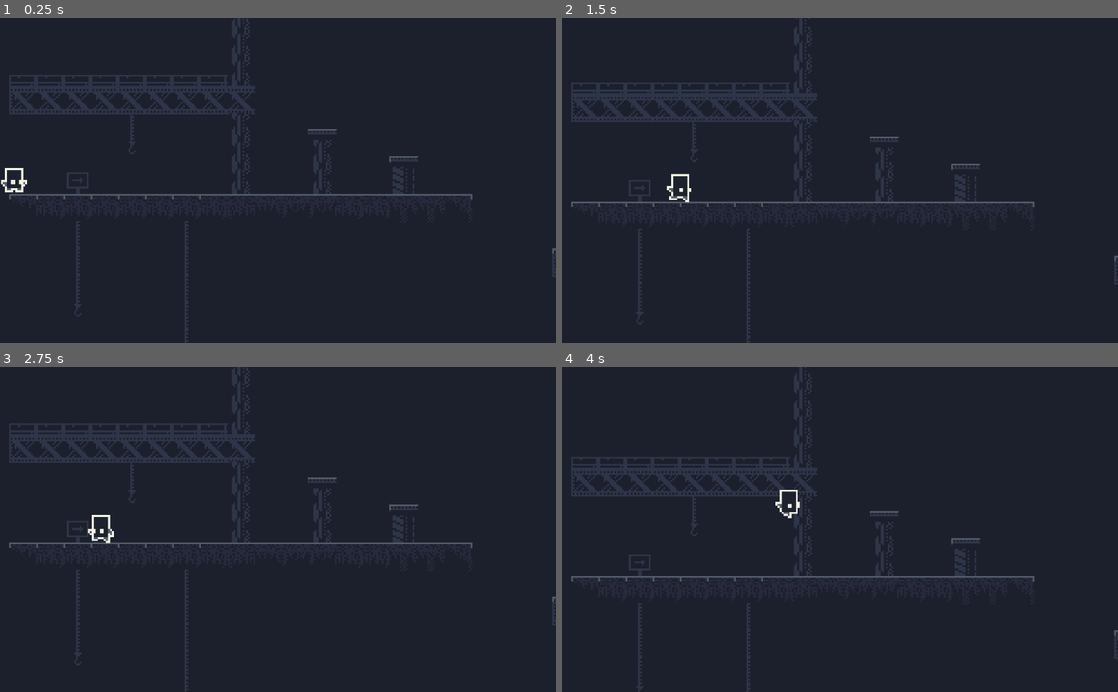
Above: before the commit, frames 1-4 (two rows, left to right).
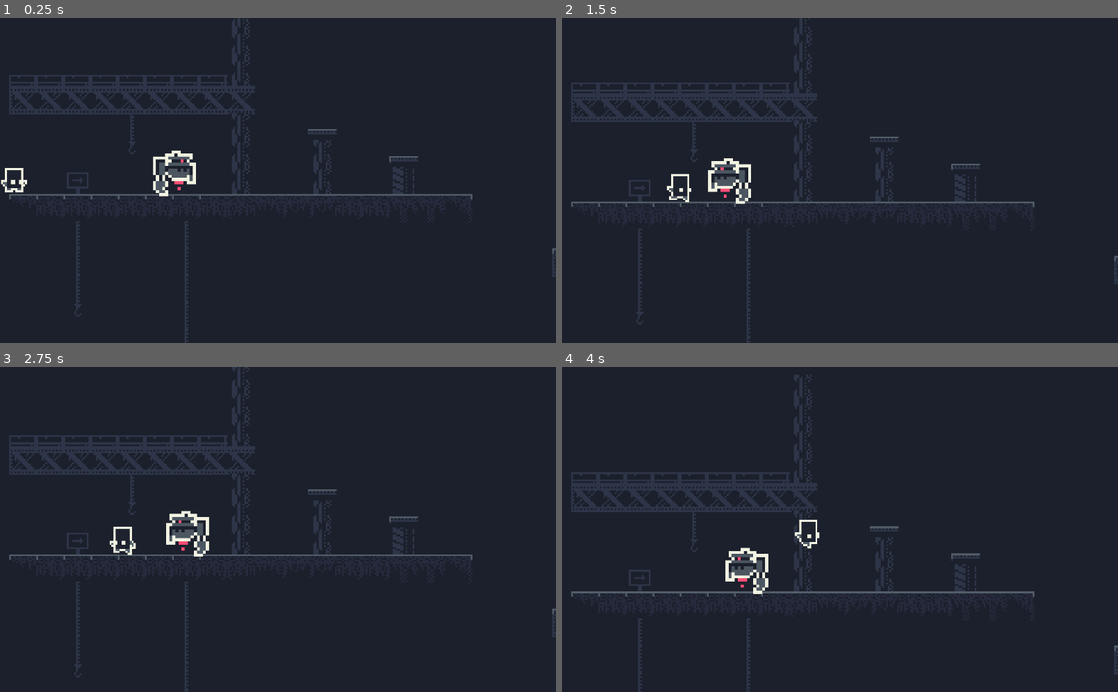
Above: after the commit, the same moments.

Repository: ladroid/IndustrialGame
Game: Godot game, scene res://scenes/Map.tscn
The game is run twice, just before and just after one commit, with the same random seed, the same clock (stepped at 60 frames per second) and the same inputs.
Inputs:
- Up to frame 1 (0.25 s): no input
- Up to frame 2 (1.5 s): hold Right (ui_right) from 0.53 s (still down); tap Up (ui_up) at 0.77 s
- Up to frame 3 (2.75 s): tap Up (ui_up) at 1.52 s; release Right (ui_right) at 2.03 s; hold Left (ui_left) from 2.03 s (still down)
- Up to frame 4 (4 s): release Left (ui_left) at 2.78 s; hold Right (ui_right) from 2.78 s (still down); tap Up (ui_up) at 3.02, 3.77 s

The runs differ from the first frame. In frame 1, 0.6% of the frame differs, in the area x 27-36%, y 40-55%; in frame 2, 0.6%; in frame 3, 6.0%; in frame 4, 6.4%, in the area x 1-100%, y 0-100%.

Commit message:
improve game

Diff:
--- /dev/null
+++ b/scenes/Enemy.tscn
@@ -0,0 +1,38 @@
+[gd_scene load_steps=8 format=2]
+
+[ext_resource path="res://sprite/enemy/rob/2.png" type="Texture" id=1]
+[ext_resource path="res://sprite/enemy/rob/1.png" type="Texture" id=2]
+[ext_resource path="res://sprite/enemy/rob/3.png" type="Texture" id=3]
+[ext_resource path="res://sprite/enemy/rob/4.png" type="Texture" id=4]
+[ext_resource path="res://script/Enemy.gd" type="Script" id=5]
+
+[sub_resource type="SpriteFrames" id=1]
+animations = [ {
+"frames": [ ExtResource( 2 ), ExtResource( 1 ), ExtResource( 3 ), ExtResource( 4 ) ],
+"loop": true,
+"name": "enemy_rob",
+"speed": 5.0
+} ]
+
+[sub_resource type="RectangleShape2D" id=2]
+extents = Vector2( 11.7752, 11.7733 )
+
+[node name="Enemy" type="KinematicBody2D"]
+script = ExtResource( 5 )
+
+[node name="AnimatedSprite" type="AnimatedSprite" parent="."]
+position = Vector2( 4.84083, 5.525 )
+scale = Vector2( 1.69155, 1.69062 )
+frames = SubResource( 1 )
+animation = "enemy_rob"
+
+[node name="CollisionShape2D" type="CollisionShape2D" parent="."]
+position = Vector2( 4.81348, 5.07034 )
+shape = SubResource( 2 )
+
+[node name="RayCast2D" type="RayCast2D" parent="."]
+position = Vector2( 0, 1.09503 )
+enabled = true
+cast_to = Vector2( 0, 17 )
+
+[node name="Timer" type="Timer" parent="."]
--- a/scenes/Fireball.tscn
+++ b/scenes/Fireball.tscn
@@ -43,4 +43,5 @@
 
 [node name="RayCast2D" type="RayCast2D" parent="."]
 enabled = true
+cast_to = Vector2( 0, 10 )
 [connection signal="body_entered" from="Area2D" to="." method="_on_Area2D_body_entered"]
--- a/scenes/GenMap.tscn
+++ b/scenes/GenMap.tscn
@@ -8,8 +8,9 @@
 [sub_resource type="RectangleShape2D" id=2]
 extents = Vector2( 7.96639, 1.63928 )
 
-[sub_resource type="RectangleShape2D" id=3]
-extents = Vector2( 7.88689, 7.87628 )
+[sub_resource type="SegmentShape2D" id=3]
+a = Vector2( -5.49758, -5.8606 )
+b = Vector2( 5.7341, 5.13715 )
 
 [node name="GenMap" type="Node2D"]
 
--- a/scenes/Map.tscn
+++ b/scenes/Map.tscn
@@ -1,7 +1,8 @@
-[gd_scene load_steps=3 format=2]
+[gd_scene load_steps=4 format=2]
 
 [ext_resource path="res://tileset/tileset.tres" type="TileSet" id=1]
 [ext_resource path="res://scenes/Hero.tscn" type="PackedScene" id=2]
+[ext_resource path="res://scenes/Enemy.tscn" type="PackedScene" id=3]
 
 [node name="Map" type="Node2D"]
 
@@ -14,3 +15,6 @@
 
 [node name="Hero" parent="." instance=ExtResource( 2 )]
 position = Vector2( 3.41133, 576.66 )
+
+[node name="Enemy" parent="." instance=ExtResource( 3 )]
+position = Vector2( 84.0265, 558.188 )
--- /dev/null
+++ b/scenes/Switcher.tscn
@@ -0,0 +1,33 @@
+[gd_scene load_steps=8 format=2]
+
+[ext_resource path="res://sprite/switcher/1.png" type="Texture" id=1]
+[ext_resource path="res://sprite/switcher/2.png" type="Texture" id=2]
+[ext_resource path="res://sprite/switcher/3.png" type="Texture" id=3]
+[ext_resource path="res://sprite/switcher/4.png" type="Texture" id=4]
+[ext_resource path="res://sprite/switcher/5.png" type="Texture" id=5]
+
+[sub_resource type="SpriteFrames" id=1]
+animations = [ {
+"frames": [ ExtResource( 5 ), ExtResource( 4 ), ExtResource( 3 ) ],
+"loop": true,
+"name": "on",
+"speed": 5.0
+}, {
+"frames": [ ExtResource( 1 ), ExtResource( 2 ), ExtResource( 3 ) ],
+"loop": true,
+"name": "off",
+"speed": 5.0
+} ]
+
+[sub_resource type="RectangleShape2D" id=2]
+extents = Vector2( 4.26801, 4.93947 )
+
+[node name="Switcher" type="StaticBody2D"]
+
+[node name="AnimatedSprite" type="AnimatedSprite" parent="."]
+frames = SubResource( 1 )
+animation = "off"
+
+[node name="CollisionShape2D" type="CollisionShape2D" parent="."]
+position = Vector2( -0.799829, 1.04593 )
+shape = SubResource( 2 )
--- /dev/null
+++ b/script/Enemy.gd
@@ -0,0 +1,51 @@
+extends KinematicBody2D
+
+const gravity = 10
+var speed = 30
+var hp = 1
+const FLOOR = Vector2(0, -1)
+
+var velocity = Vector2()
+var direction = 1
+var is_dead = false
+var rand_enemy
+
+func _ready():
+	pass
+	"""randomize()
+	speed = randi() % 100 + 1
+	hp = randi() % 100 + 1
+	rand_enemy = randi() & 1"""
+
+func dead():
+	hp -= 1
+	if hp <= 0:
+		is_dead = true
+		velocity = Vector2(0, 0)
+		$AnimatedSprite.play("dead")
+		#$CollisionShape2D.disabled = true
+		$CollisionShape2D.set_deferred("disabled", true)
+		$Timer.start()
+
+func _physics_process(delta):
+	if is_dead == false:
+		velocity.x = speed * direction
+		if direction == 1:
+			$AnimatedSprite.flip_h = false
+		else:
+			$AnimatedSprite.flip_h = true
+		$AnimatedSprite.play("enemy_rob")
+		velocity.y += gravity
+		velocity = move_and_slide(velocity, FLOOR)
+
+	if is_on_wall():
+		direction = direction * -1
+		$RayCast2D.position.x *= -1
+
+	if $RayCast2D.is_colliding() == false:
+		direction = direction * -1
+		$RayCast2D.position.x *= -1
+	if get_slide_count() > 0:
+		for i in range(get_slide_count()):
+			if "Player" in get_slide_collision(i).collider.name:
+				get_slide_collision(i).collider.dead()
--- a/script/Fireball.gd
+++ b/script/Fireball.gd
@@ -10,9 +10,11 @@
 	if dir == -1:
 		$AnimatedSprite.flip_h = true
 
-func _physics_process(delta):
-	velocity.x = speed * delta * direction
-	set_linear_velocity(velocity)
+func _integrate_forces(state):
+	#velocity.x = speed * direction
+	#set_linear_velocity(velocity)
+
+	state.set_linear_velocity(Vector2(cos(90 * (PI/180)), sin(90 * (PI/180))*-speed))
 	#set_bounce(1)
 	$AnimatedSprite.play("fire")
 
@@ -34,8 +36,8 @@
 
 
 
-func _on_VisibilityNotifier2D_screen_exited():
-	queue_free()
+func _on_VisibilityNotifier2D_screen_exited(): pass
+	#queue_free()
 
 
 func _on_Area2D_body_entered(body):
--- a/tileset/tileset.tres
+++ b/tileset/tileset.tres
@@ -11,8 +11,9 @@
 [sub_resource type="RectangleShape2D" id=2]
 extents = Vector2( 7.96639, 1.63928 )
 
-[sub_resource type="RectangleShape2D" id=3]
-extents = Vector2( 7.88689, 7.87628 )
+[sub_resource type="SegmentShape2D" id=3]
+a = Vector2( -5.49758, -5.8606 )
+b = Vector2( 5.7341, 5.13715 )
 
 [resource]
 0/name = "Ground00"
Binary file added: sprite/enemy/rob/1.png
Not shown, added: sprite/enemy/rob/1.png.import
Binary file added: sprite/enemy/rob/2.png
Not shown, added: sprite/enemy/rob/2.png.import
Binary file added: sprite/enemy/rob/3.png
Not shown, added: sprite/enemy/rob/3.png.import
Binary file added: sprite/enemy/rob/4.png
Not shown, added: sprite/enemy/rob/4.png.import
Binary file added: sprite/switcher/1.png
Not shown, added: sprite/switcher/1.png.import
Binary file added: sprite/switcher/2.png
Not shown, added: sprite/switcher/2.png.import
(and 6 more such lines)
